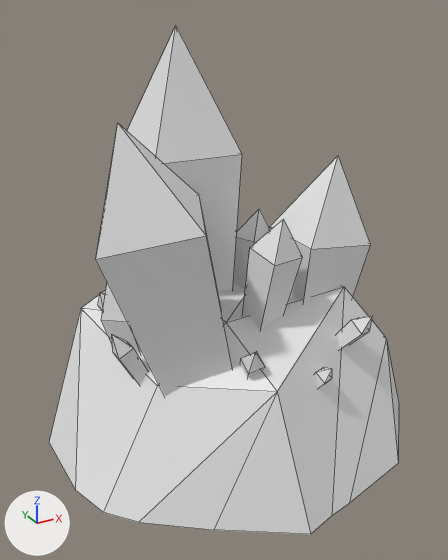
One commit to the FBX model 0_Final Exports/Mining/CrystalNode_Ready.fbx: the scene before it, then after it.
One viewpoint serves both versions: a 50 mm camera at (-0.608, -1.068, 0.901) aimed at (-0.032, -0.021, 0.377). The lights are fixed; the arrows at lower left show +X, +Y and +Z. Mesh edges are drawn as thin lines.

The first picture shows 'crystal low'.
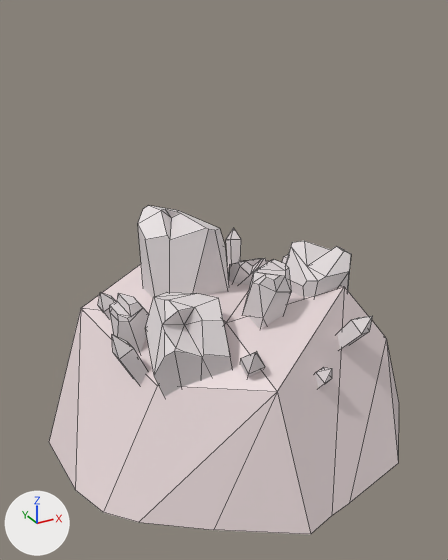
The newer file is also turned or shifted as a whole; pictures and numbers use the older file's frame.

Changed parts and their boxes (x1, y1, x2, y2) in the pictures (448 x 560 px):
'crystal low', reshaped (35% shorter)
    before: (49, 26, 399, 534)
    after: (49, 205, 399, 534)
part 1 of me_cube_162, rebuilt
    before: (269, 156, 371, 303)
    after: (286, 241, 351, 297)
part 2 of me_cube_162, built on
    before: (96, 26, 303, 396)
    after: (110, 205, 291, 397)
part 3 of me_cube_162, recoloured
    both: (49, 283, 397, 534)
part 4 of me_cube_162, recoloured
    after: (226, 228, 241, 266)

Diff of the bpy script that builds the scene:
```diff
--- a/0_Final Exports/Mining/CrystalNode_Ready.fbx.py
+++ b/0_Final Exports/Mining/CrystalNode_Ready.fbx.py
@@ mat_rock_crystal @@
+mat_rock_crystal = principled_material('rock crystal')
+mat_rock_crystal.base_color = (0.8, 0.683, 0.69)  # white #e7d7d8
@@ mat_crystal @@
+mat_crystal = principled_material('crystal ')
+mat_crystal.base_color = (0.771, 0.716, 0.723)  # light grey #e3dcdd
@@ me_cube_162 @@
 # used by ob_crystal_low; location = (0.0, 0.0, 0.0)
-me_cube_162.from_pydata(...)  # 143 vertices, 146 faces; spans x -0.405..0.394, y -0.383..0.372, z 0.002..0.869
-me_cube_162.materials.append(mat_crystal_1)  # white #e7e7e7
-me_cube_162.materials.append(mat_crystal_3)  # white #e7e7e7
-me_cube_162.materials.append(mat_crystal_2)  # white #e7e7e7
-me_cube_162.materials.append(mat_crystal_5)  # white #e7e7e7
-me_cube_162.materials.append(mat_crystal_8)  # white #e7e7e7
-me_cube_162.materials.append(mat_crystal_10)  # white #e7e7e7
-me_cube_162.materials.append(mat_crystal_4)  # white #e7e7e7
-me_cube_162.materials.append(mat_crystal_11)  # white #e7e7e7
-me_cube_162.materials.append(mat_crystal_7)  # white #e7e7e7
-me_cube_162.materials.append(mat_crystal_6)  # white #e7e7e7
-me_cube_162.materials.append(mat_crystal_9)  # white #e7e7e7
-me_cube_162.materials.append(mat_crystal_13)  # white #e7e7e7
+me_cube_162.from_pydata(...)  # 251 vertices, 263 faces; spans x -0.405..0.394, y -0.383..0.372, z 0.002..0.512
+# me_cube_162 part 1: the loose piece of 9 vertices spanning x 0.074..0.235, y -0.162..-0.01, z 0.091..0.628 is rebuilt with 29 vertices and now spans x 0.09..0.23, y -0.156..-0.015, z 0.094..0.439, in mat_crystal (light grey #e3dcdd)
+# me_cube_162 part 2
+# 23 vertices are removed from x -0.336..0.128, y -0.213..0.189, z 0.233..0.869
+# 41 faces are deleted
+# 1 vertex moves from x 0.112, y 0.096, z 0.409 to x 0.089, y 0.081, z 0.331
+# 111 vertices are added at x -0.262..0.108, y -0.193..0.171, z 0.13..0.512
+# 136 new faces join them, mat_crystal (light grey #e3dcdd)
+# me_cube_162 part 3: 29 faces spanning x -0.405..0.394, y -0.383..0.372, z 0.002..0.372 switch from mat_piatra_crystal (white #e7e7e7) to mat_rock_crystal (white #e7d7d8)
+# me_cube_162 part 4: 9 faces spanning x 0.062..0.1, y 0.109..0.16, z 0.317..0.42 switch from mat_crystal_12 (white #e7e7e7) to mat_crystal (light grey #e3dcdd)
```
